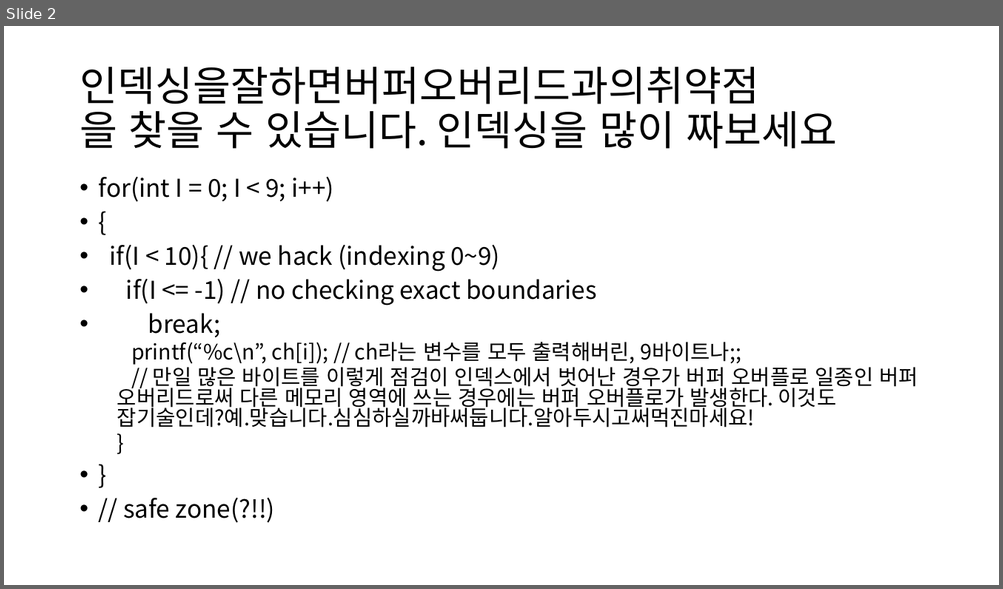
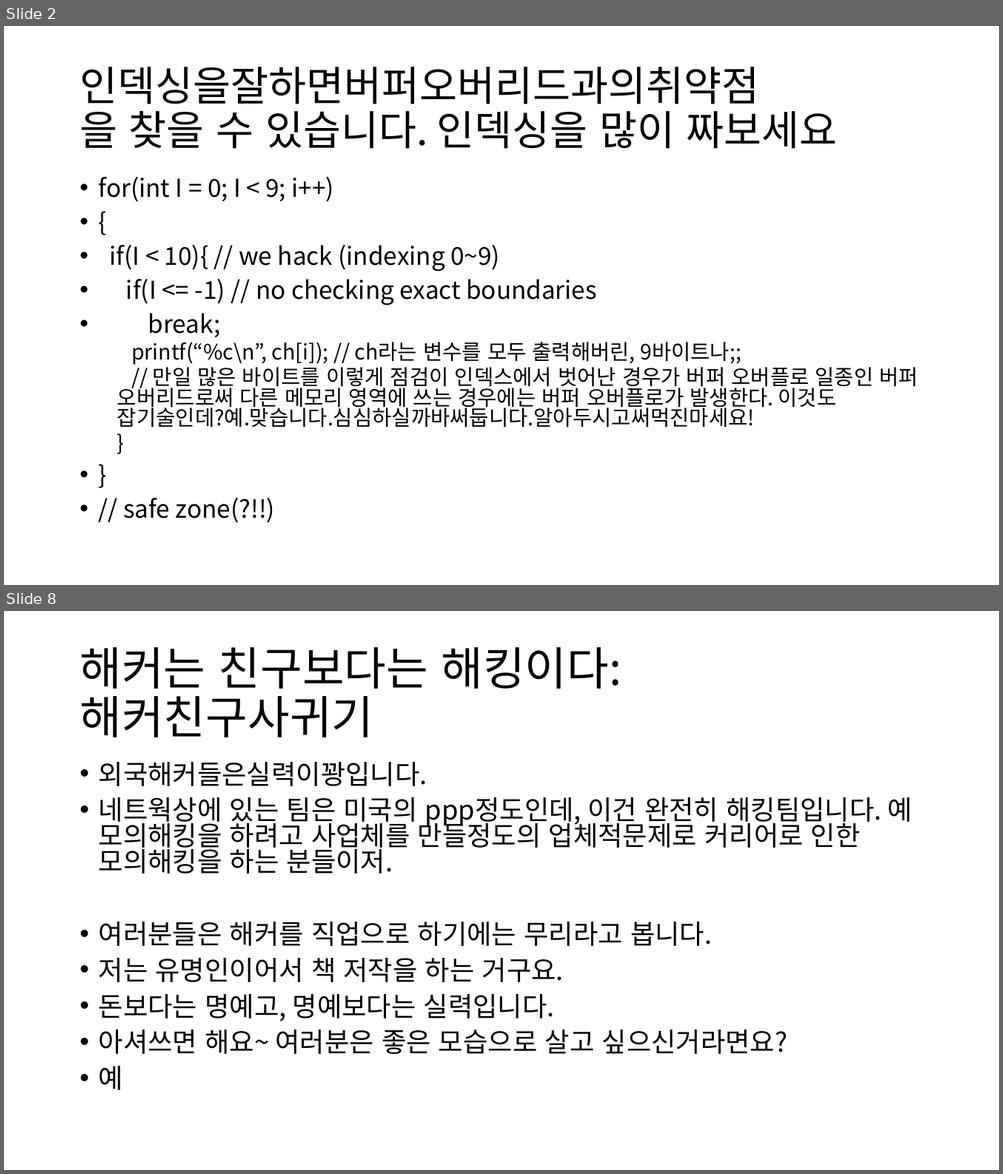
Before and after one commit to tkopppop/CveSs, a slide deck: 바이너리디핑론과부가적해킹기법들소개.pptx. Shown one above the other, each under a label of ours: slide 2 before the commit, slides 2 and 8 after it; the slides between them are not shown. The pictures are 1003x589 and 1003x1174 pixels, drawn with LibreOffice and Linux fonts; fonts in the diff are those of the drawing. Boxes give left, top, right and bottom in pixels: in the first picture for what was removed or moved away, otherwise in the second. Text is boxed around its words. In the diff, an @@ line names an element or a change of style, - is before the commit and + after.

```diff
--- a/바이너리디핑론과부가적해킹기법들소개.pptx
+++ b/바이너리디핑론과부가적해킹기법들소개.pptx
@@ slide 8 added at (4,611,999,1170), background #FFFFFF @@
@@ title added at (79,647,622,738), 44 pt, text #000000 @@
+해커는 친구보다는 해킹이다:
+해커친구사귀기
@@ text added at (99,762,912,1091), 25.9 pt, text #000000 @@
+• 외국해커들은실력이꽝입니다.
+• 네트웍상에 있는 팀은 미국의 ppp정도인데, 이건 완전히 해킹팀입니다. 예 모의해킹을 하려고 사업체를 만들정도의 업체적문제로 커리어로 인한 모의해킹을 하는 분들이저.
+• 여러분들은 해커를 직업으로 하기에는 무리라고 봅니다.
+• 저는 유명인이어서 책 저작을 하는 거구요.
+• 돈보다는 명예고, 명예보다는 실력입니다.
+• 아셔쓰면 해요~ 여러분은 좋은 모습으로 살고 싶으신거라면요?
+• 예
```
Also in this commit, not shown: 2 slides changed, 5 other slides added.
